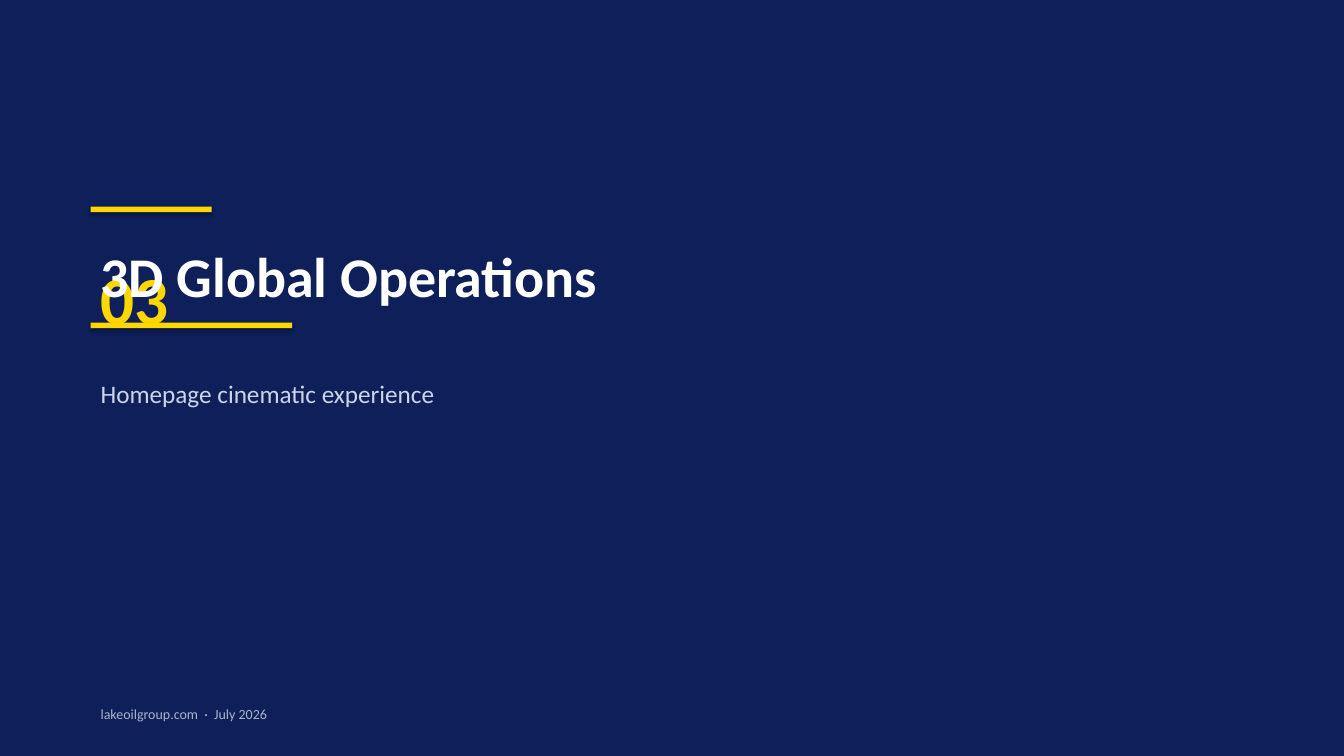
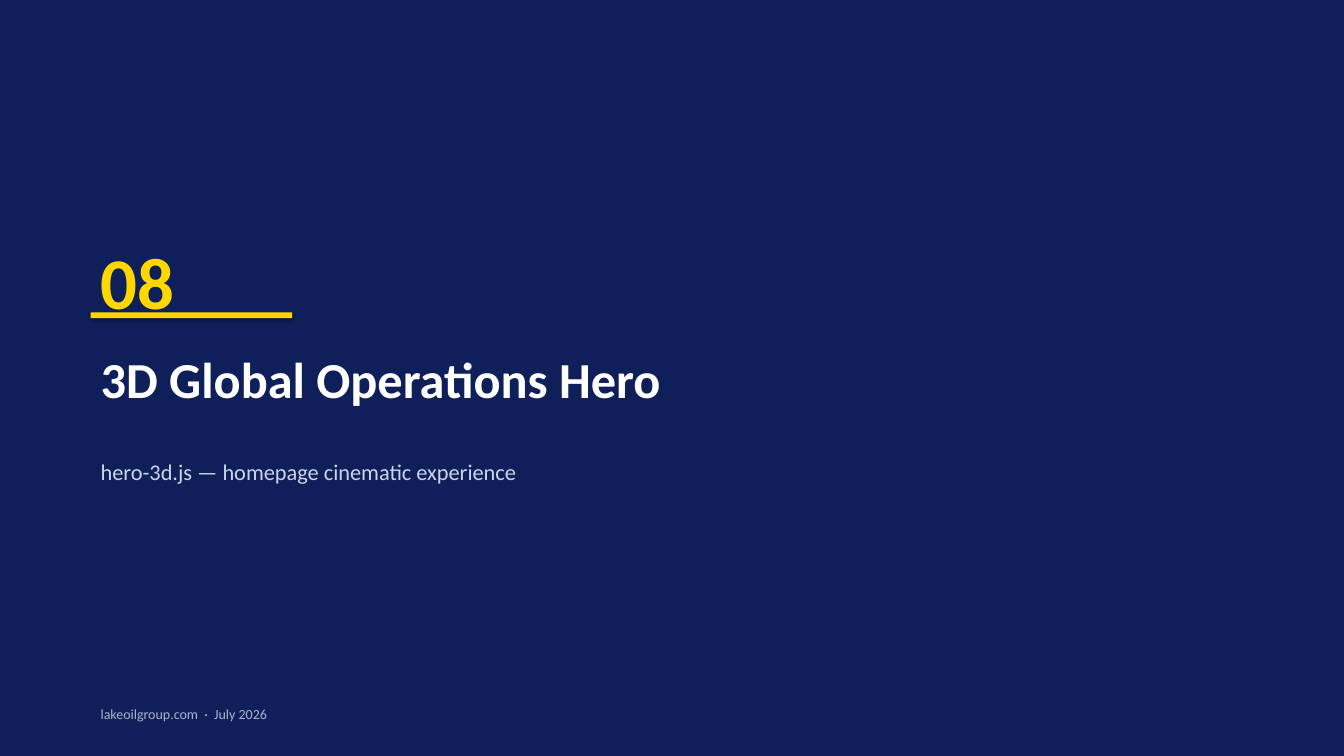
Before and after one commit to Smarderve/Lake.Group.Web, a slide deck: slide 61 of LAKE_GROUP_PRESENTATION.pptx (slide 10 before the commit). Drawn at 1344x756 pixels with LibreOffice and Linux fonts; fonts in the diff are those of the drawing. Boxes give left, top, right and bottom in pixels: in the first picture for what was removed or moved away, otherwise in the second. Text is boxed around its words. In the diff, an @@ line names an element or a change of style, - is before the commit and + after.

```diff
--- a/LAKE_GROUP_PRESENTATION.pptx
+++ b/LAKE_GROUP_PRESENTATION.pptx
@@ rectangle removed at (91, 207, 212, 213) @@
@@ text removed at (101, 268, 169, 340) @@
-03
@@ text added at (101, 258, 175, 318), 52 pt, text #FFD700, bold @@
+08
@@ rectangle: place and size @@
-rectangle at (91, 323, 292, 329)
+rectangle at (91, 313, 292, 319)
@@ text at (101, 362, 660, 406): text changed; size 40 to 36 pt @@
-3D Global Operations
+3D Global Operations Hero
@@ text at (101, 464, 516, 484): text changed; size 18 to 16 pt @@
-Homepage cinematic experience
+hero-3d.js — homepage cinematic experience
```
Also in this commit, not shown: 3 other slides changed, 105 slides added, 35 slides removed, 1 other file.
